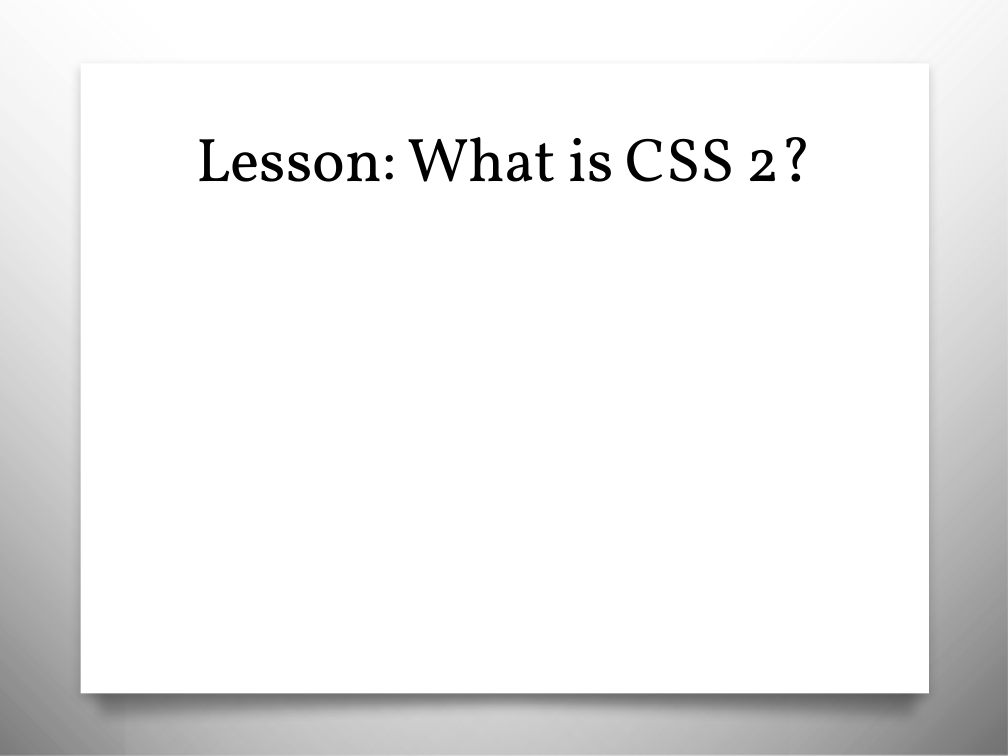
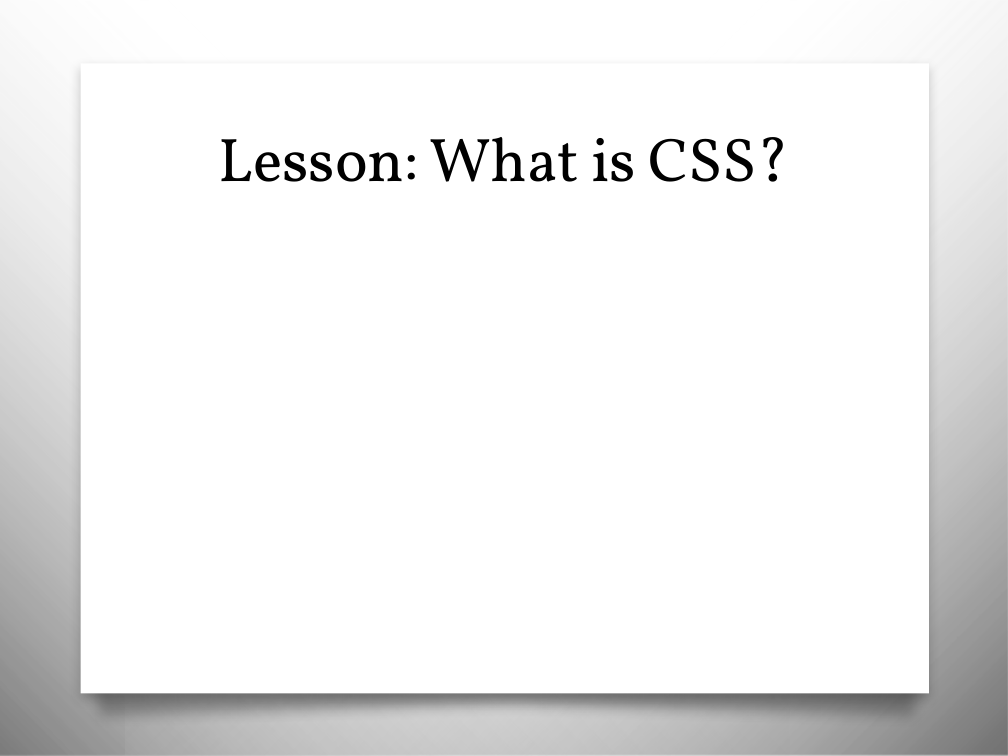
Before and after one commit to awayken/USF-ART329, a slide deck: slide 17 of slides/classthree/slides.pptx (slide 6 before the commit). Drawn at 1008x756 pixels with LibreOffice and Linux fonts; fonts in the diff are those of the drawing; background and template pictures are left out. Boxes give left, top, right and bottom in pixels: in the first picture for what was removed or moved away, otherwise in the second. Text is boxed around its words. In the diff, an @@ line names an element or a change of style, - is before the commit and + after.

```diff
--- a/slides/classthree/slides.pptx
+++ b/slides/classthree/slides.pptx
@@ title at (219,137,790,182): text changed @@
-Lesson: What is CSS 2?
+Lesson: What is CSS?
```
Also in this commit, not shown: 7 other slides changed, 25 slides added, 19 slides removed.
